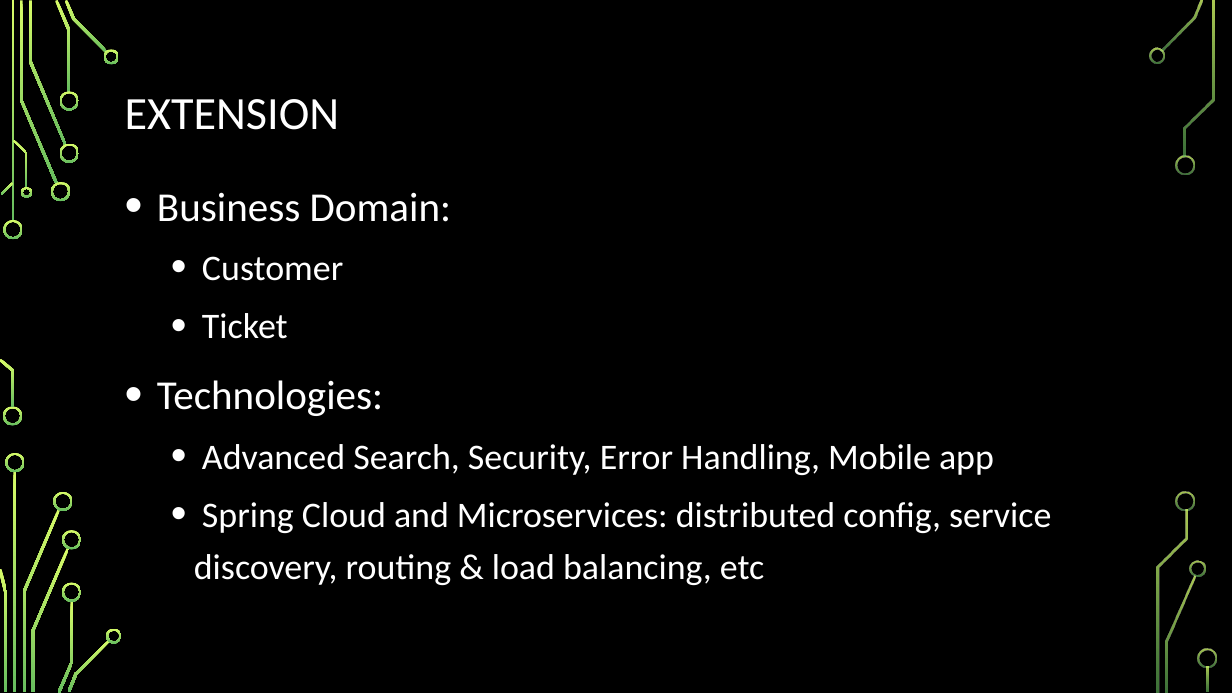
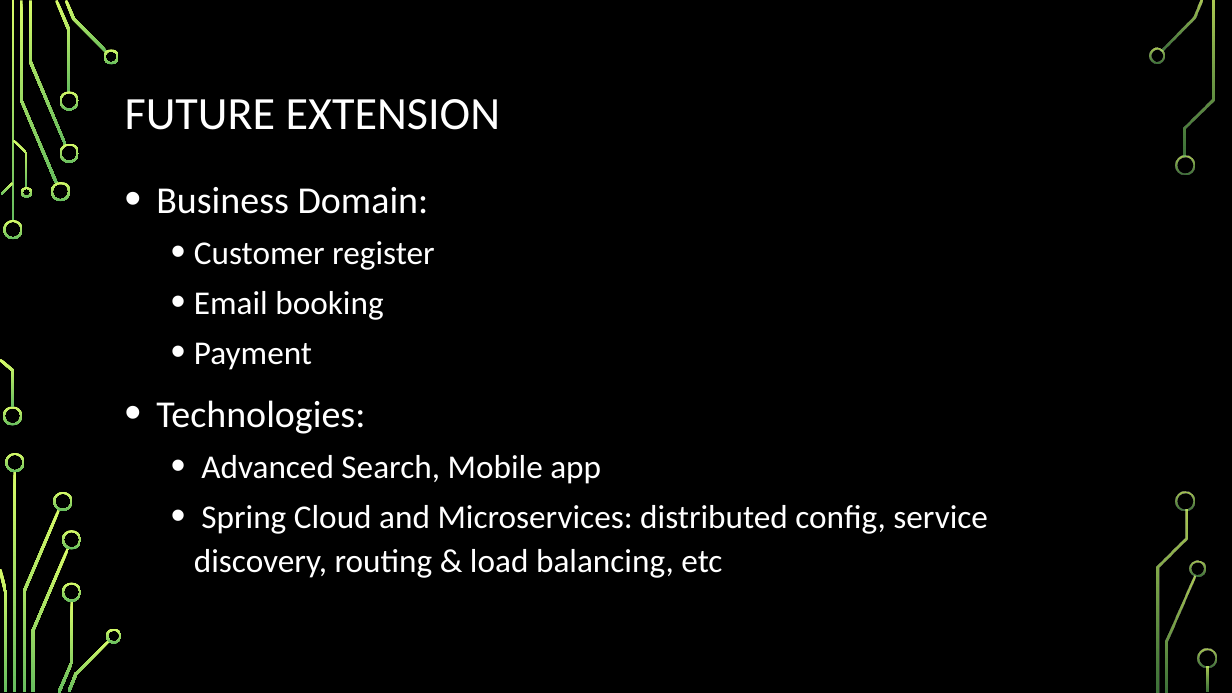
Before and after one commit to nbbon/fms, a slide deck: slide 7 of document/Saigonese-Flight-Management-System.pptx. Drawn at 1232x693 pixels with LibreOffice and Linux fonts; fonts in the diff are those of the drawing; background and template pictures are left out. Boxes give left, top, right and bottom in pixels: in the first picture for what was removed or moved away, otherwise in the second. Text is boxed around its words. In the diff, an @@ line names an element or a change of style, - is before the commit and + after.

```diff
--- a/document/Saigonese-Flight-Management-System.pptx
+++ b/document/Saigonese-Flight-Management-System.pptx
@@ title at (x1=125, y1=99, x2=501, y2=130): text changed @@
-EXTENSION
+FUTURE EXTENSION
@@ text at (x1=156, y1=187, x2=988, y2=578): size 32 to 29.6 pt in "Business Domain:", "Technologies:"; size 28 to 25.9 pt in "Spring Cloud and Microservices: distributed config, service ..."; line spacing 1.2 to 1.1 @@
@@ text at (x1=194, y1=241, x2=434, y2=370): text changed; size 28 to 25.9 pt @@
-  • Customer
-  • Ticket
+  • Customer register
+  • Email booking
+  • Payment
@@ text at (x1=201, y1=455, x2=601, y2=484): text changed; size 28 to 25.9 pt @@
-  • Advanced Search, Security, Error Handling, Mobile app
+  • Advanced Search, Mobile app
```
Also in this commit, not shown: 5 other slides changed, 3 other files.
